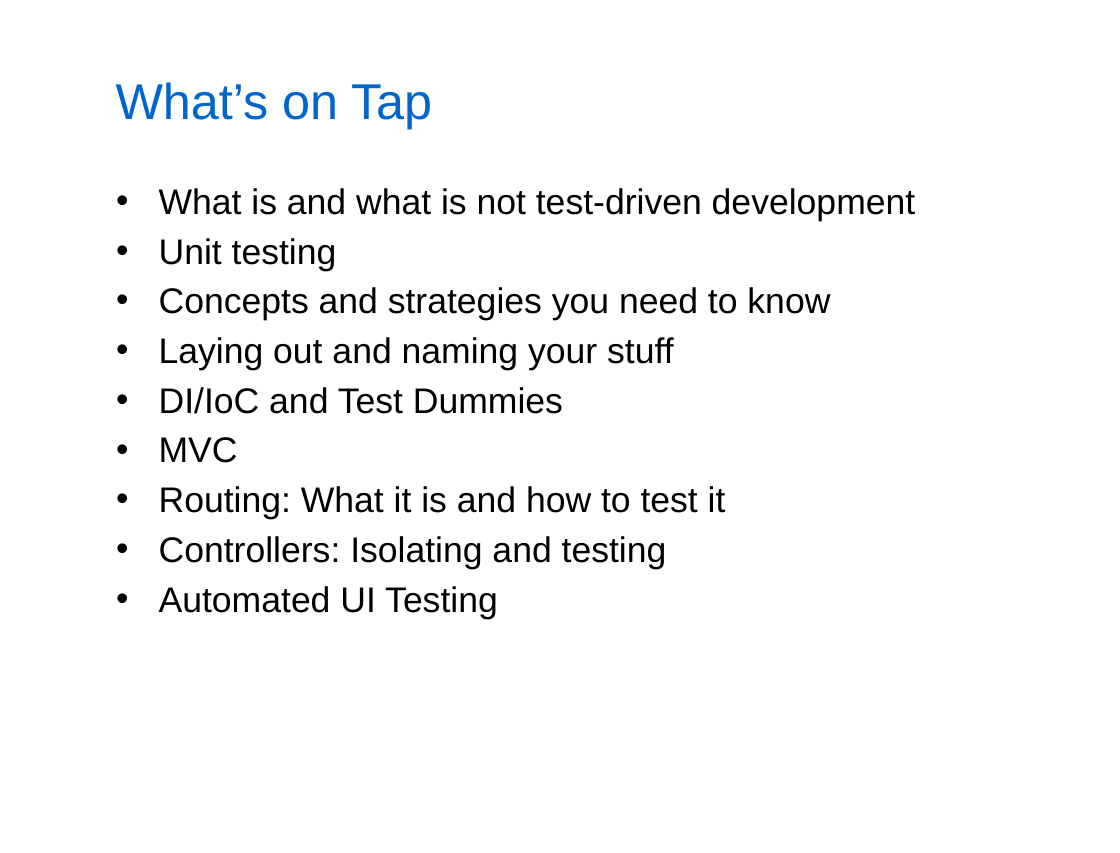
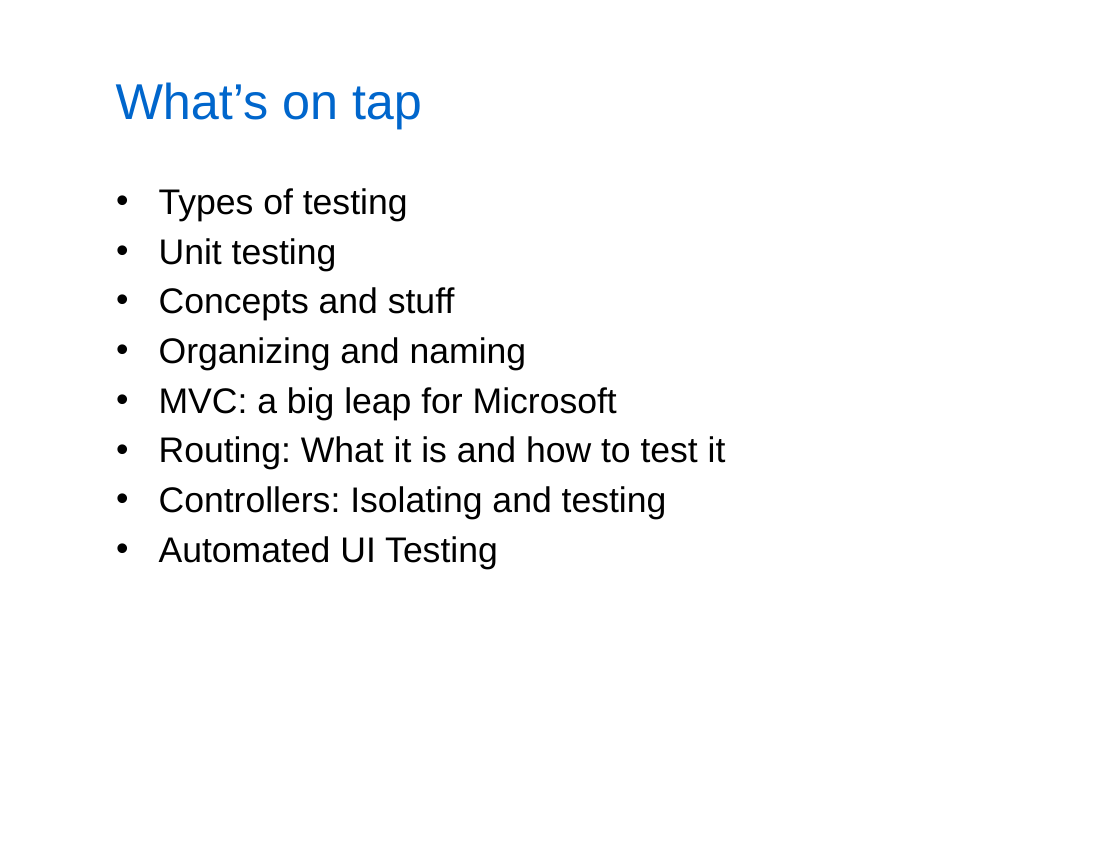
Before and after one commit to kburnell/TestDrivingASP.NETMVC, a slide deck: slide 3 of TestDrivingASP.NETMVC_Short.pptx. Drawn at 1120x853 pixels with LibreOffice and Linux fonts; fonts in the diff are those of the drawing; background and template pictures are left out. Boxes give left, top, right and bottom in pixels: in the first picture for what was removed or moved away, otherwise in the second. Text is boxed around its words. In the diff, an @@ line names an element or a change of style, - is before the commit and + after.

```diff
--- a/TestDrivingASP.NETMVC_Short.pptx
+++ b/TestDrivingASP.NETMVC_Short.pptx
@@ title at (x1=116, y1=82, x2=422, y2=129): text changed @@
-What’s on Tap
+What’s on tap
@@ text at (x1=159, y1=188, x2=408, y2=221): text changed @@
-• What is and what is not test-driven development
+• Types of testing
@@ text at (x1=159, y1=287, x2=617, y2=420): text changed @@
-• Concepts and strategies you need to know
-• Laying out and naming your stuff
-• DI/IoC and Test Dummies
-• MVC
+• Concepts and stuff
+• Organizing and naming
+• MVC: a big leap for Microsoft
```
Also in this commit, not shown: 16 other slides changed, 4 slides added, 8 slides removed, 6 other files.
